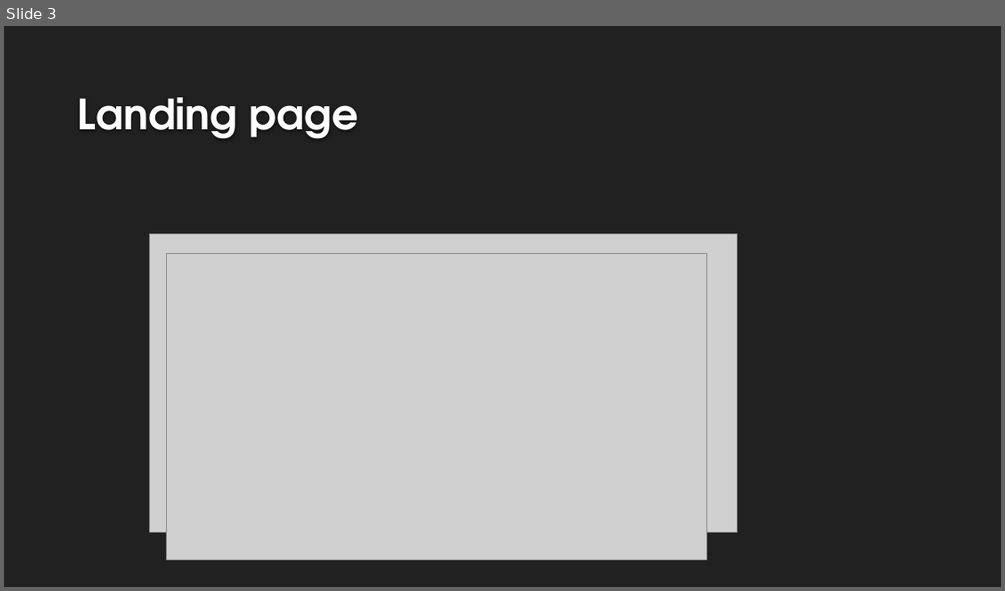
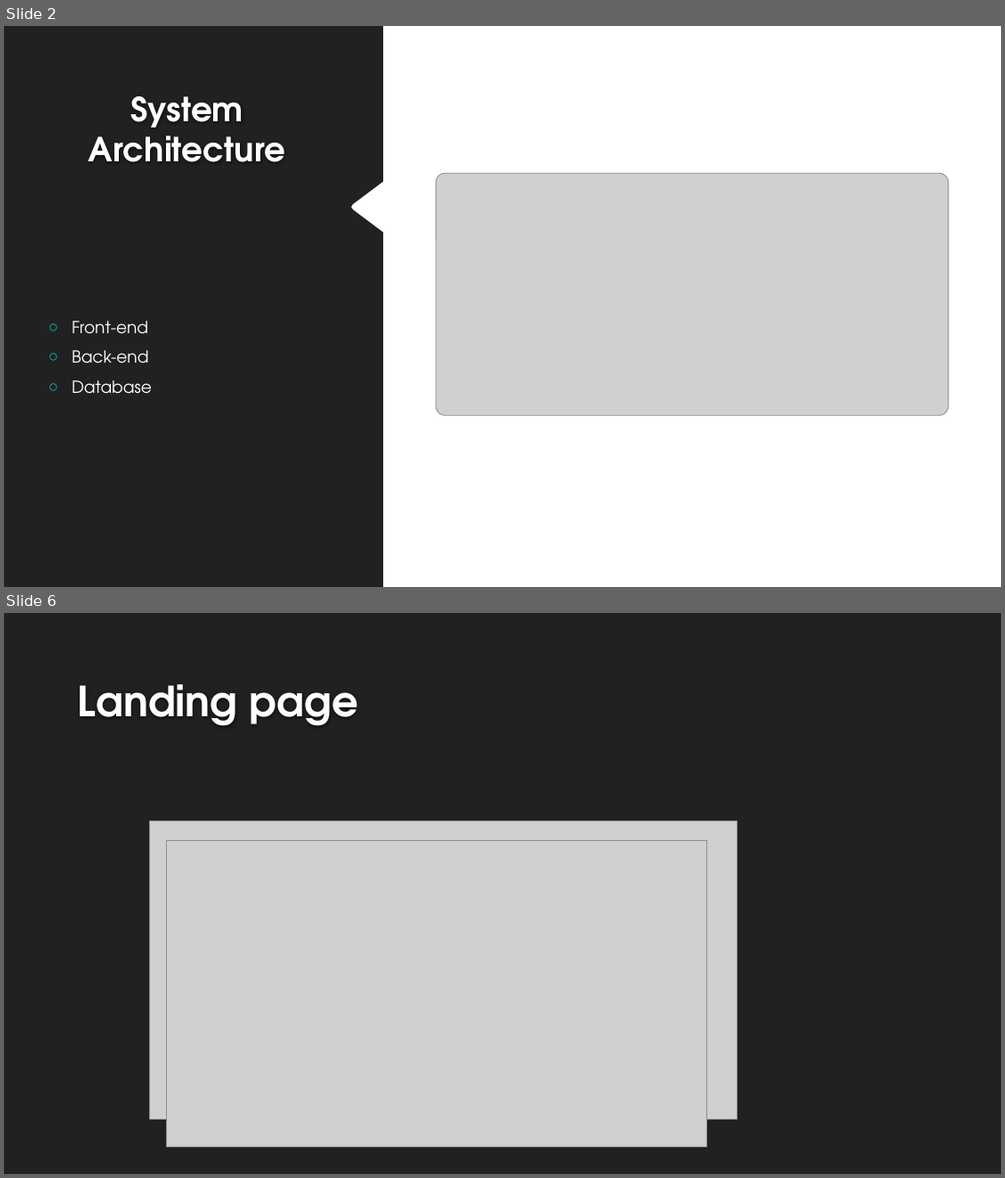
Before and after one commit to js52568/final-webapp, a slide deck: SPORTEVE – A WEB APPLICATION FOR ORGANIZING SPORTING.pptx. Shown one above the other, each under a label of ours: slide 3 before the commit, slides 2 and 6 after it; the slides between them are not shown. The pictures are 1005x591 and 1005x1178 pixels, drawn with LibreOffice and Linux fonts; fonts in the diff are those of the drawing; grey boxes stand for pictures; background and template pictures are left out. Boxes give left, top, right and bottom in pixels: in the first picture for what was removed or moved away, otherwise in the second. Text is boxed around its words. In the diff, an @@ line names an element or a change of style, - is before the commit and + after.

```diff
--- a/SPORTEVE – A WEB APPLICATION FOR ORGANIZING SPORTING.pptx
+++ b/SPORTEVE – A WEB APPLICATION FOR ORGANIZING SPORTING.pptx
@@ slide 2 added at [4,26,1001,587], background #FFFFFF @@
@@ freeform shape added at [4,26,383,587], fill #212121 @@
@@ title added at [89,96,285,162], 32 pt, text #FFFFFF, bold @@
+System Architecture
@@ picture added at [437,174,948,416] @@
@@ text added at [72,321,152,394], 16 pt, text #FFFFFF @@
+○ Front-end
+○ Back-end
+○ Database
@@ what was slide 3 is now slide 6 @@
```
Also in this commit, not shown: 1 slide changed, 4 other slides added, 2 slides removed, 5 other files.
